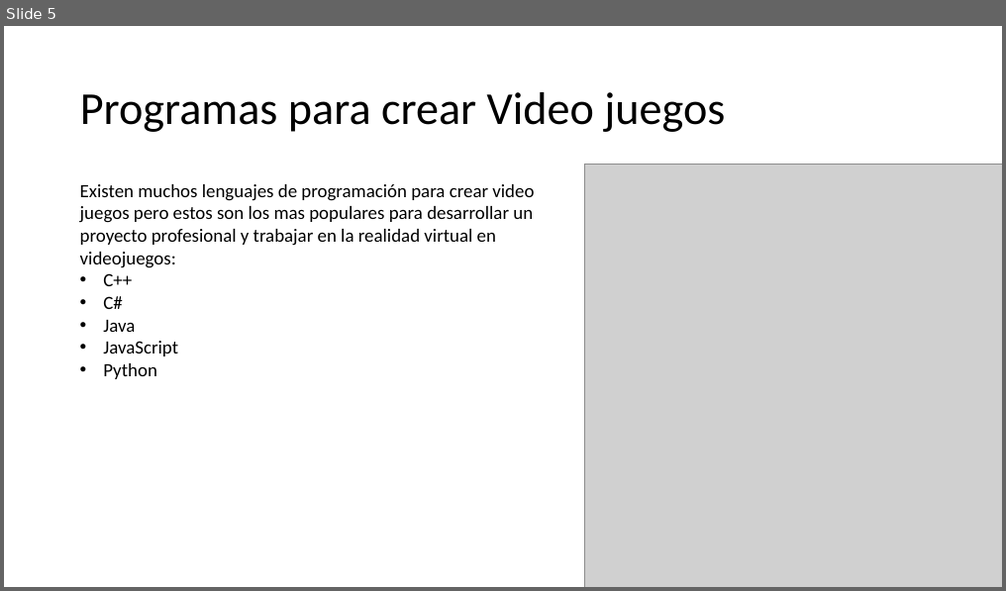
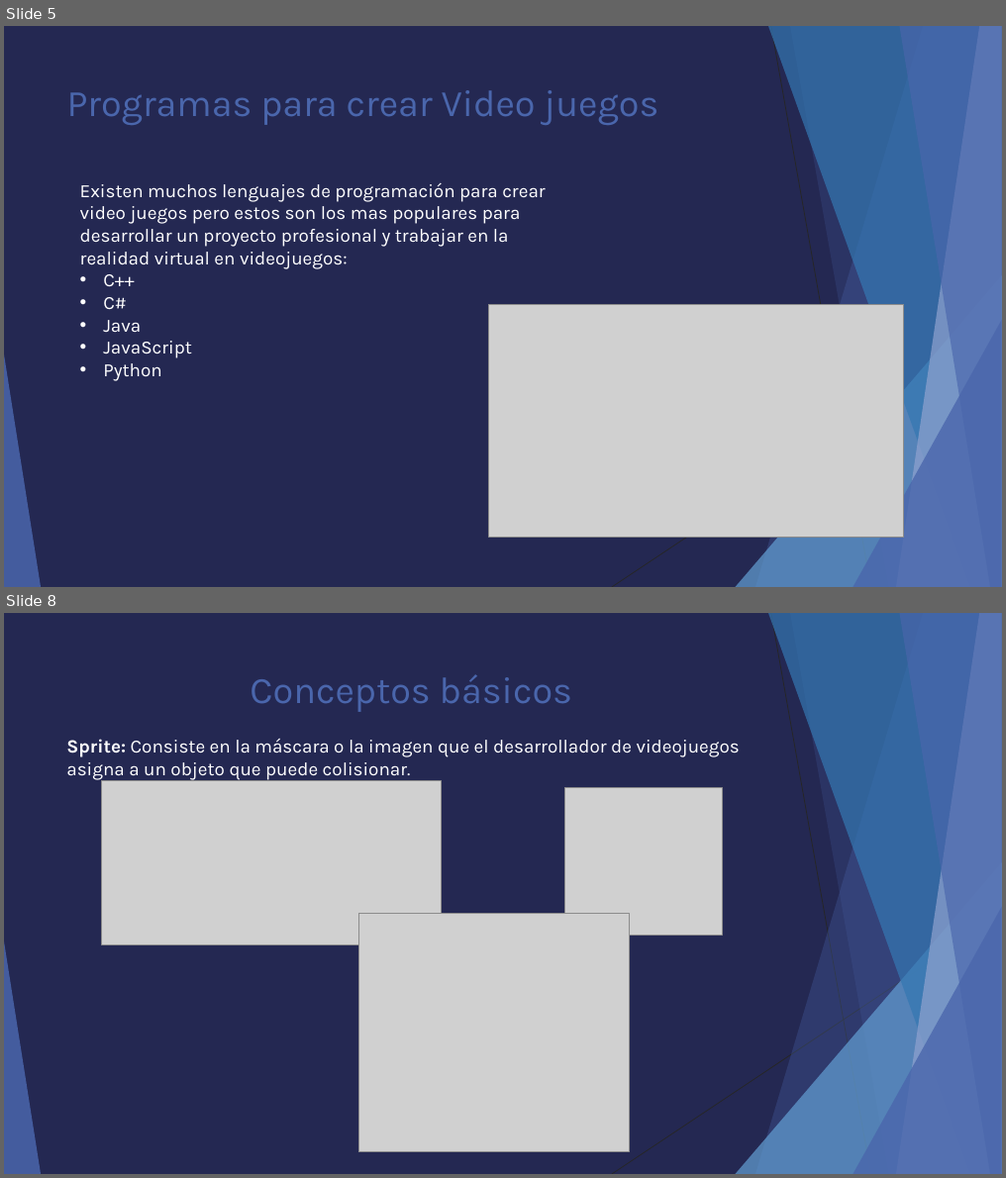
Before and after one commit to HectorKazuto/Videojuego, a slide deck: Proyecto/Python.pptx. Shown one above the other, each under a label of ours: slide 5 before the commit, slides 5 and 8 after it; the slides between them are not shown. The pictures are 1006x591 and 1006x1178 pixels, drawn with LibreOffice and Linux fonts; fonts in the diff are those of the drawing; grey boxes stand for pictures. Boxes give left, top, right and bottom in pixels: in the first picture for what was removed or moved away, otherwise in the second. Text is boxed around its words. In the diff, an @@ line names an element or a change of style, - is before the commit and + after.

Commit message:
Presentación con conceptos agregados

```diff
--- a/Proyecto/Python.pptx
+++ b/Proyecto/Python.pptx
@@ slide 8 added at box(4, 613, 1002, 1174), background #242852; not listed: 10 template elements that a slide beside it also shows @@
@@ title added at box(250, 674, 572, 712), 36 pt, text #4A66AC @@
+Conceptos básicos
@@ text added at box(66, 739, 740, 781), 18 pt, text #FFFFFF @@
+Sprite: Consiste en la máscara o la imagen que el desarrollador de videojuegos asigna a un objeto que puede colisionar.
@@ picture added at box(102, 780, 442, 945) @@
@@ picture added at box(564, 787, 722, 935) @@
@@ picture added at box(358, 913, 629, 1153) @@
@@ slide 5 changed as well @@
@@ background #FFFFFF to #242852 @@
@@ title "Programas para crear Video juegos": place and size @@
-title "Programas para crear Video juegos" at box(80, 92, 725, 132)
+title "Programas para crear Video juegos" at box(67, 90, 658, 125)
@@ title "Programas para crear Video juegos" at box(67, 90, 658, 125): size 44 to 36 pt, font Calibri to Karla, text colour #000000 to #4A66AC; line spacing 0.9 to 1; vertical alignment middle to top @@
@@ text "Existen muchos lenguajes de programación ..." at box(80, 182, 545, 381): font Calibri to Karla, text colour #000000 to #FFFFFF @@
@@ picture: place and size @@
-picture at box(584, 165, 1002, 587)
+picture at box(489, 304, 904, 538)
@@ group added at box(4, 26, 1002, 587): 5 freeform shapes, 3 triangles, 2 lines @@
```
Also in this commit, not shown: 3 other slides changed, 3 other slides added, 3 slides removed, 2 other files.
